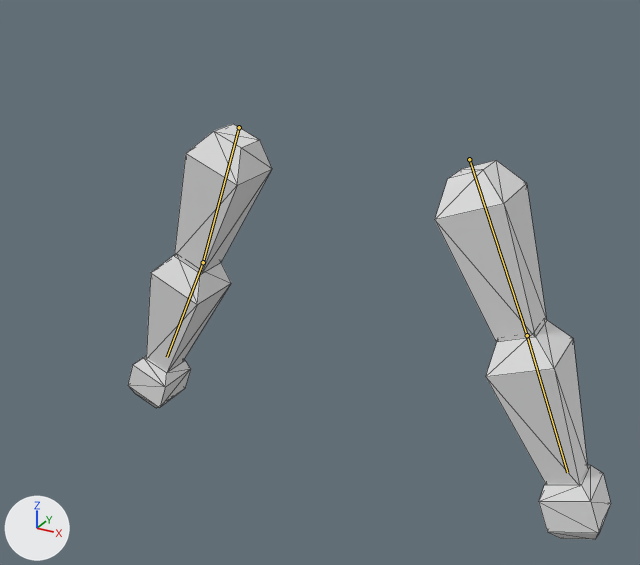
What one commit did to the glTF model TopDownGameARMS_MODEL_finished._updated2.glb.
One viewpoint serves both versions: a 50 mm camera at (1.29, -2.51, 0.54) aimed at (0.07, -0.3, -0.56). Every picture has the same lights, and +X, +Y and +Z are marked at lower left. The first picture is the older version. The bones that change, and the others that lie on the model, are drawn over the model as lines. Mesh edges are drawn as thin lines.
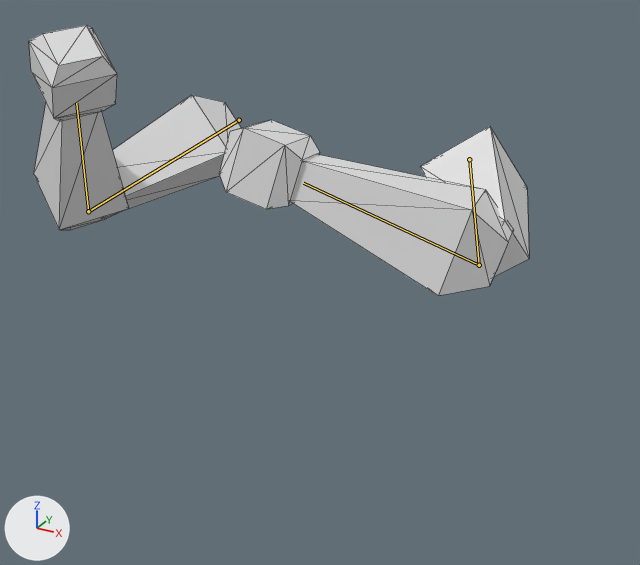
The newer file adds an action. The first version stands in its rest pose; the second is drawn at frame 1 of the action 'Block_Parry_Counter'.

Edits to the scene script, one JSON object a line:
```json
{"block": "bone_upperarm_l", "where": "bone_upperarm_l = bpy.data.objects['Armature'].pose.bones['upperarm.l']  # child of 'body'"}
{"op": "set", "path": "bone_upperarm_l.location", "old": "(0.0, 0.0, 0.0)", "new": "(0.009, -0.023, -0.003)"}
{"op": "set", "path": "bone_upperarm_l.rotation_quaternion", "old": "(1.0, 0.0, 0.0, 0.0)", "new": "(-0.65, -0.492, -0.539, -0.213)", "note": "degrees (0, 0, 0) -> degrees (94, 29, 68)"}
{"block": "bone_lowerarn_l", "where": "bone_lowerarn_l = bpy.data.objects['Armature'].pose.bones['lowerarn.l']  # child of 'upperarm.l'"}
{"op": "set", "path": "bone_lowerarn_l.rotation_quaternion", "old": "(1.0, 0.0, 0.0, 0.0)", "new": "(0.66, 0.15, 0.087, 0.731)", "note": "degrees (0, 0, 0) -> degrees (19, -6, 95)"}
{"block": "bone_upperarm_r", "where": "bone_upperarm_r = bpy.data.objects['Armature'].pose.bones['upperarm.r']  # child of 'body'"}
{"op": "set", "path": "bone_upperarm_r.rotation_quaternion", "old": "(1.0, 0.0, 0.0, 0.0)", "new": "(-0.522, -0.536, 0.584, 0.315)", "note": "degrees (0, 0, 0) -> degrees (105, -16, -83)"}
{"block": "bone_lowerarn_r", "where": "bone_lowerarn_r = bpy.data.objects['Armature'].pose.bones['lowerarn.r']  # child of 'upperarm.r'"}
{"op": "set", "path": "bone_lowerarn_r.rotation_quaternion", "old": "(1.0, 0.0, 0.0, 0.0)", "new": "(0.524, -0.233, 0.203, -0.794)", "note": "degrees (0, 0, 0) -> degrees (-35, -9, -110)"}
```

Changed parts and their boxes (x1, y1, x2, y2) in the pictures (640 x 565 px):
```json
{"object": "Cube", "change": "posed", "before": [128, 124, 611, 539], "after": [29, 25, 529, 296], "on screen": "35% shorter"}
{"bone": "upperarm.l", "before": "(239, 127) to (203, 262)", "after": "(239, 120) to (88, 211)"}
{"bone": "lowerarn.l", "before": "(203, 262) to (167, 357)", "after": "(88, 211) to (76, 103)"}
{"bone": "upperarm.r", "before": "(469, 159) to (527, 335)", "after": "(469, 159) to (479, 265)"}
{"bone": "lowerarn.r", "before": "(527, 335) to (567, 472)", "after": "(479, 265) to (303, 183)"}
```
